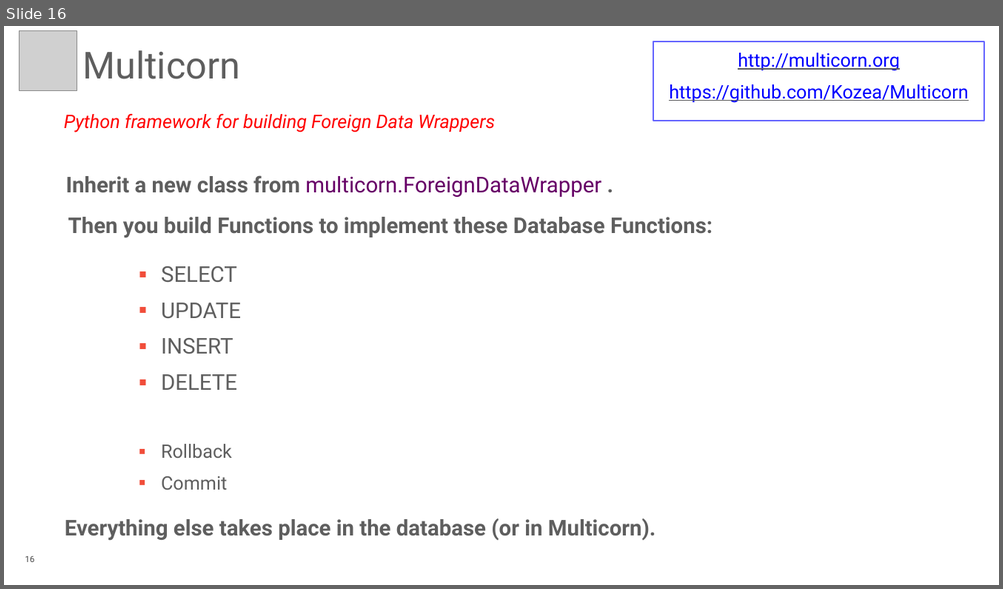
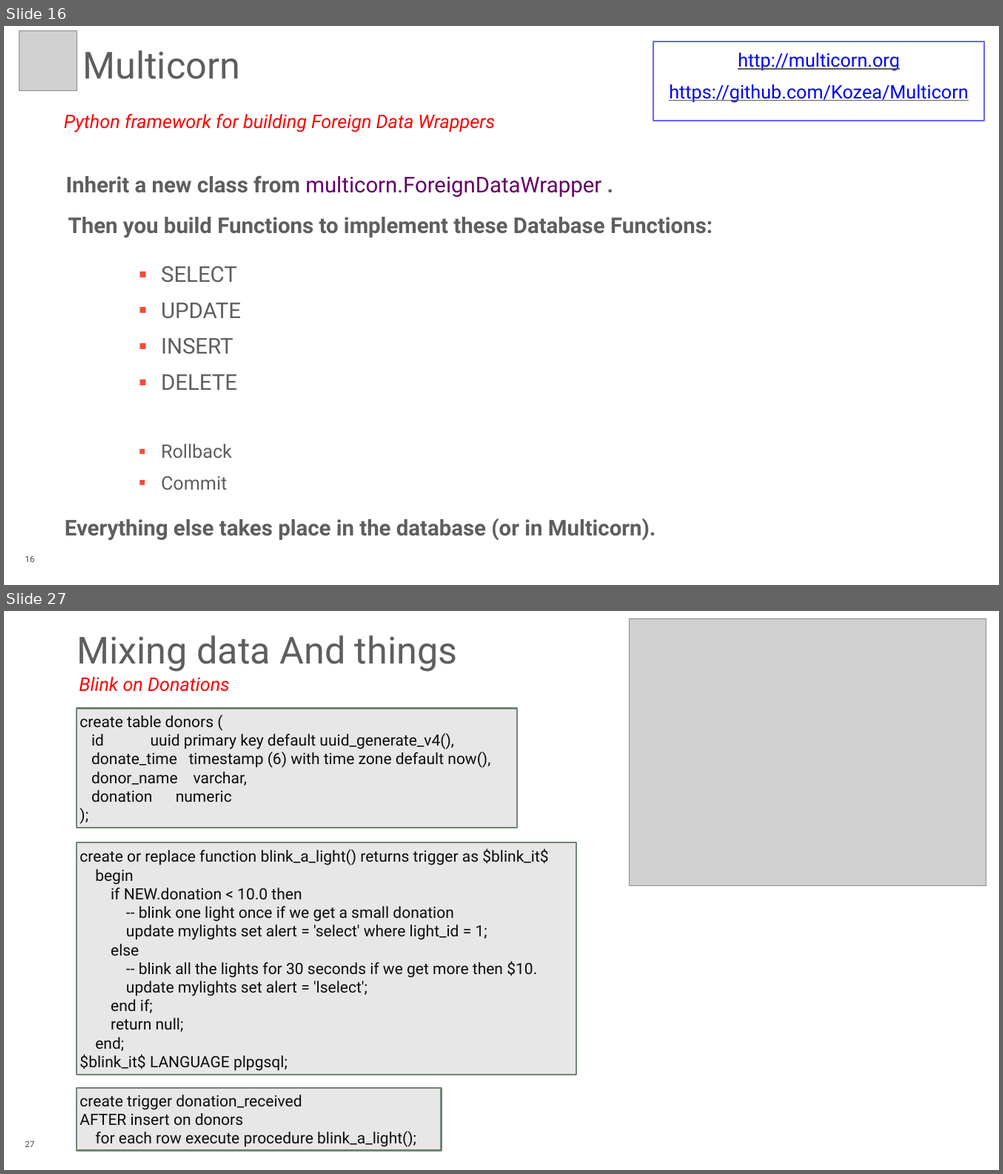
Before and after one commit to rotten/hue-multicorn-postgresql-fdw, a slide deck: extra/Database_Of_Things_PGConf_US_2015.pptx. Shown one above the other, each under a label of ours: slide 16 before the commit, slides 16 and 27 after it; the slides between them are not shown. The pictures are 1003x589 and 1003x1174 pixels, drawn with LibreOffice and Linux fonts; fonts in the diff are those of the drawing; grey boxes stand for pictures; background and template pictures are left out. Boxes give left, top, right and bottom in pixels: in the first picture for what was removed or moved away, otherwise in the second. Text is boxed around its words. In the diff, an @@ line names an element or a change of style, - is before the commit and + after.

```diff
--- a/extra/Database_Of_Things_PGConf_US_2015.pptx
+++ b/extra/Database_Of_Things_PGConf_US_2015.pptx
@@ slide 27 added at <box>4,611,999,1170</box>, background #FFFFFF @@
@@ picture added at <box>629,618,986,886</box> @@
@@ title added at <box>77,635,458,672</box>, 48 pt, text #5E5E5E @@
+Mixing data And things
@@ text added at <box>79,677,230,692</box>, 24 pt, text #FF0000, italic @@
+Blink on Donations
@@ rectangle added at <box>77,709,516,828</box>, fill #E7E7E7, outline #718674 2 pt, 20 pt, text #0C0C0C @@
+create table donors (
+id uuid primary key default uuid_generate_v4(),
+donate_time timestamp (6) with time zone default now(),
+donor_name varchar,
+donation numeric
+);
@@ rectangle added at <box>77,843,576,1075</box>, fill #E7E7E7, outline #718674 2 pt, 20 pt, text #0C0C0C @@
+create or replace function blink_a_light() returns trigger as $blink_it$
+begin
+if NEW.donation < 10.0 then
+-- blink one light once if we get a small donation
+update mylights set alert = 'select' where light_id = 1;
+else
+-- blink all the lights for 30 seconds if we get more then $10.
+update mylights set alert = 'lselect';
+end if;
+return null;
+end;
+$blink_it$ LANGUAGE plpgsql;
@@ rectangle added at <box>77,1088,441,1150</box>, fill #E7E7E7, outline #718674 2 pt, 20 pt, text #0C0C0C @@
+create trigger donation_received
+AFTER insert on donors
+for each row execute procedure blink_a_light();
@@ page number added at <box>25,1141,34,1147</box>, 11 pt, text #444444 @@
+27
```
Also in this commit, not shown: 15 slides changed, 1 other slide added, 2 other files.
